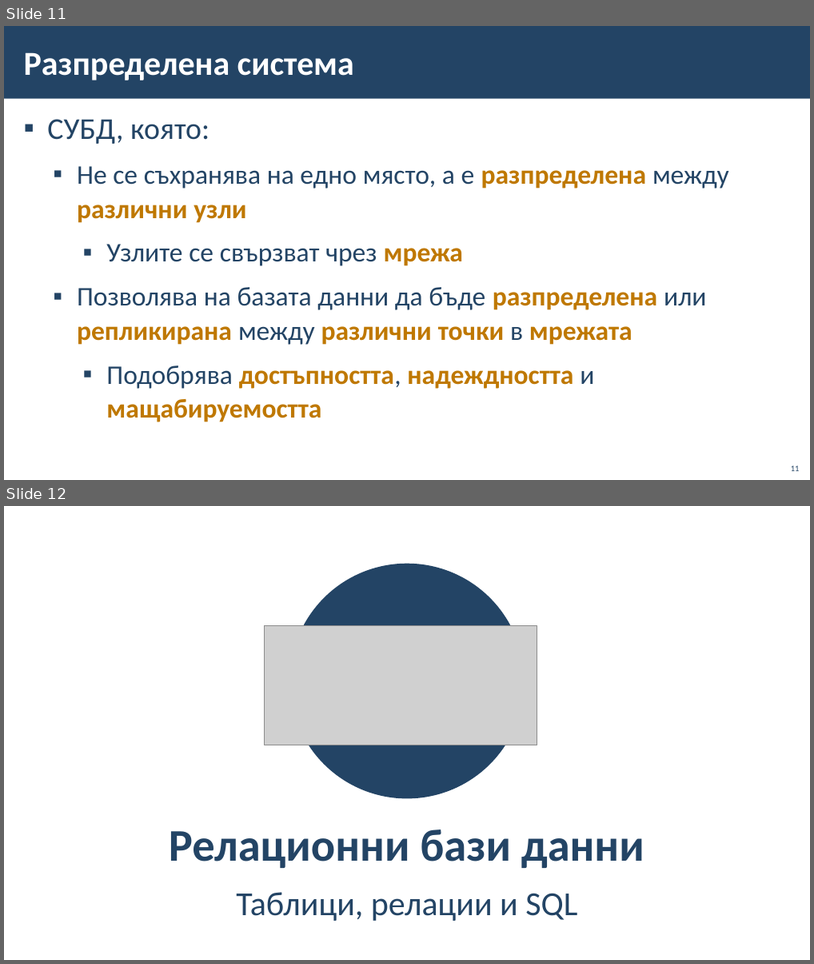
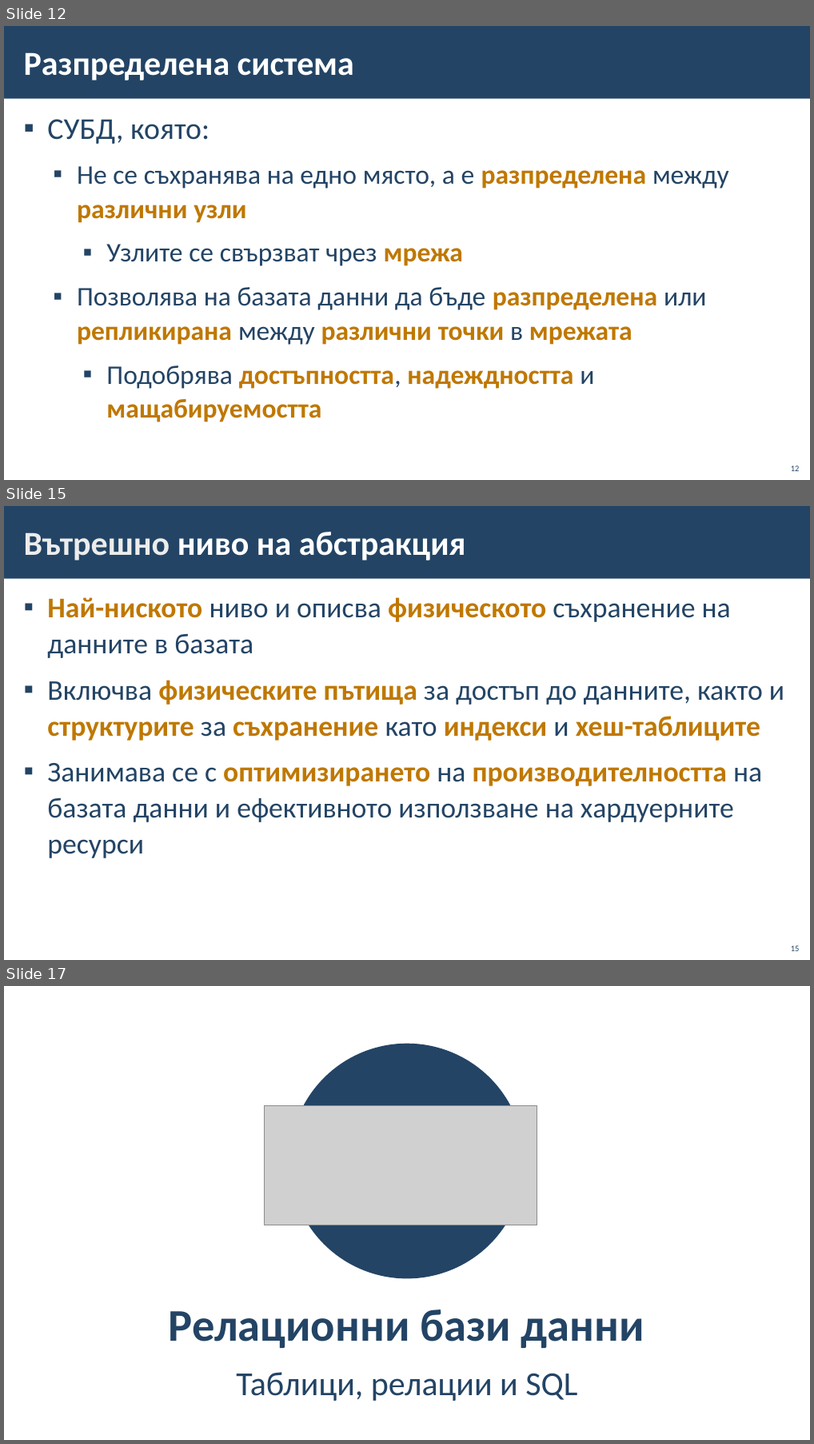
Before and after one commit to BG-IT-Edu/School-Programming, a slide deck: Courses/Software-Sciences/Module-3-Databases-New/02-DBMS/02-DBMS.pptx. Shown one above the other, each under a label of ours: slides 11 and 12 before the commit, slides 12, 15 and 17 after it; the slides between them are not shown. The pictures are 814x964 and 814x1444 pixels, drawn with LibreOffice and Linux fonts; fonts in the diff are those of the drawing; grey boxes stand for pictures; background and template pictures are left out. Boxes give left, top, right and bottom in pixels: in the first picture for what was removed or moved away, otherwise in the second. Text is boxed around its words. In the diff, an @@ line names an element or a change of style, - is before the commit and + after.

```diff
--- a/Courses/Software-Sciences/Module-3-Databases-New/02-DBMS/02-DBMS.pptx
+++ b/Courses/Software-Sciences/Module-3-Databases-New/02-DBMS/02-DBMS.pptx
@@ slide 15 added at (4, 506, 810, 960), background #FFFFFF; not listed: 1 template element that a slide beside it also shows @@
@@ title added at (24, 532, 466, 560), 40 pt, text #FFFFFF, bold @@
+Вътрешно ниво на абстракция
@@ text added at (47, 597, 785, 858), 34 pt, text #234465 @@
+▪ Най-ниското ниво и описва физическото съхранение на данните в базата
+▪ Включва физическите пътища за достъп до данните, както и структурите за съхранение като индекси и хеш-таблиците
+▪ Занимава се с оптимизирането на производителността на базата данни и ефективното използване на хардуерните ресурси
@@ page number added at (791, 945, 800, 951), 10 pt, text #234465 @@
+15
@@ what was slide 11 is now slide 12 @@
@@ page number at (791, 465, 800, 471): text changed @@
-11
+12
@@ what was slide 12 is now slide 17 @@
```
Also in this commit, not shown: 2 slides changed, 4 other slides added.
